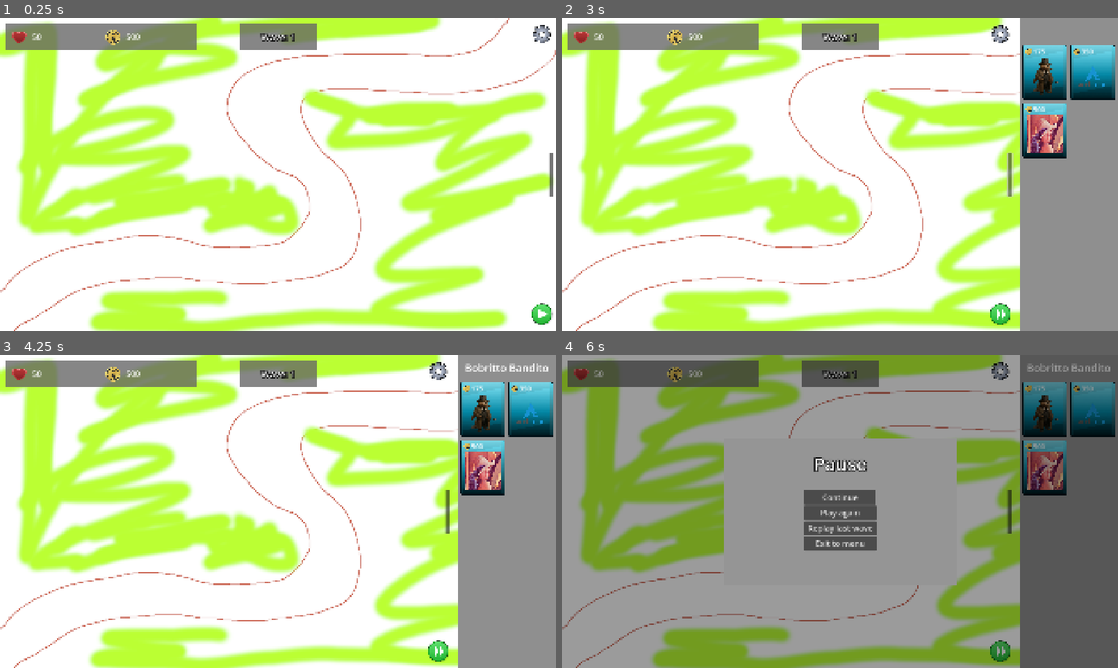
Above: before the commit, frames 1-4 (two rows, left to right).
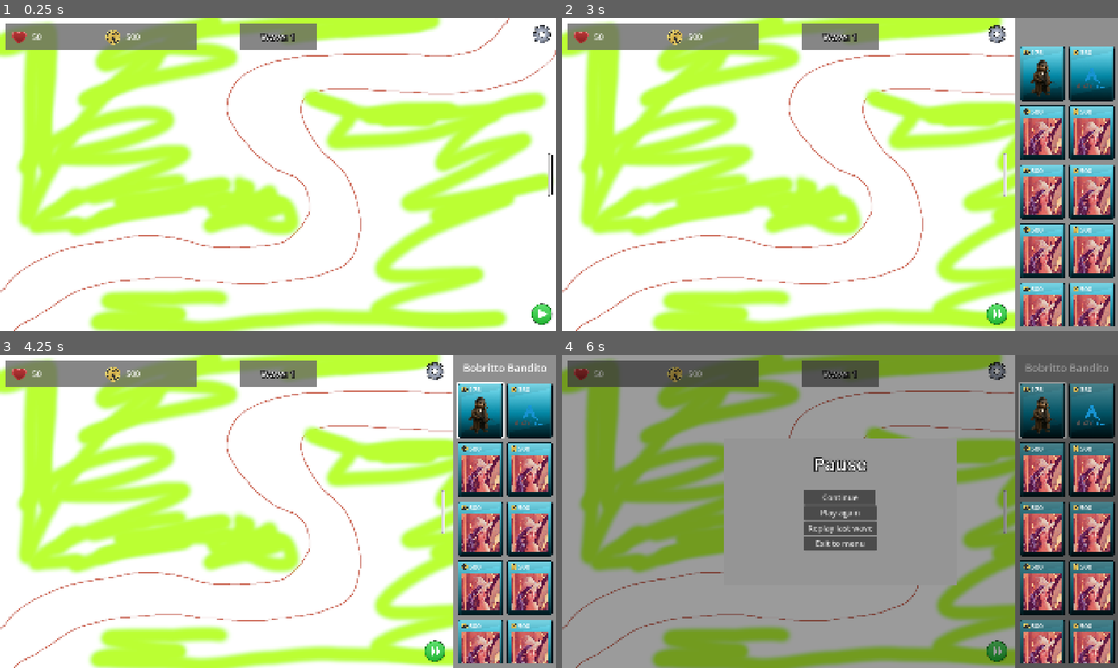
Above: after the commit, the same moments.

Repository: AstroFP/BrainRot-Tower-Defense
Game: Godot game, scene res://scenes/levels/test_level.tscn
The game is run twice, just before and just after one commit, with the same random seed, the same clock (stepped at 60 frames per second) and the same inputs.
Inputs (mouse positions are in pixels of both pictures, inside the frame that each line leads up to; where the layout moved, square brackets give the same spot in the first picture):
- Up to frame 1 (0.25 s): no input
- Up to frame 2 (3 s): click (1101, 312) at 0.5 s; click (1101, 312) at 1.25 s; click (1101, 312) at 2 s; click (1112, 174) at 2.75 s
- Up to frame 3 (4.25 s): click (483, 408) at 3.52 s
- Up to frame 4 (6 s): click (1045, 408) at 4.27 s; click (1045, 408) at 5.02 s; click (995, 370) [1001, 370] at 5.75 s

The runs differ from the first frame. In frame 1, 0.1% of the frame differs, in the area x 98-100%, y 43-58%; in frame 2, 13%; in frame 3, 13%; in frame 4, 13%, in the area x 76-100%, y 0-100%.

Commit message:
feat: Update tower buy banner selection feedback

Diff:
--- a/resources/normal_difficulty.tres
+++ b/resources/normal_difficulty.tres
@@ -13,4 +13,4 @@
 starting_lives = 50
 start_wave = 1
 last_wave = 3
-available_towers = Array[ExtResource("1_e63qq")]([ExtResource("2_shvfw"), ExtResource("3_veqo5"), ExtResource("4_7d725")])
+available_towers = Array[ExtResource("1_e63qq")]([ExtResource("2_shvfw"), ExtResource("3_veqo5"), ExtResource("4_7d725"), ExtResource("4_7d725"), ExtResource("4_7d725"), ExtResource("4_7d725"), ExtResource("4_7d725"), ExtResource("4_7d725"), ExtResource("4_7d725"), ExtResource("4_7d725"), ExtResource("4_7d725"), ExtResource("4_7d725"), ExtResource("4_7d725"), ExtResource("4_7d725"), ExtResource("4_7d725")])
--- a/scenes/ui/tower_buy_banner.tscn
+++ b/scenes/ui/tower_buy_banner.tscn
@@ -6,7 +6,13 @@
 [ext_resource type="Texture2D" uid="uid://dn5pemf7xudiw" path="res://assets/sprites/ui/bobrito_icon.png" id="4_6bey2"]
 [ext_resource type="Shader" uid="uid://ryregunc7t7j" path="res://assets/shaders/gray_scale_shader.gdshader" id="4_w7bcc"]
 
-[sub_resource type="StyleBoxEmpty" id="StyleBoxEmpty_f5cxw"]
+[sub_resource type="StyleBoxFlat" id="StyleBoxFlat_w7bcc"]
+resource_local_to_scene = true
+bg_color = Color(1, 1, 1, 1)
+corner_radius_top_left = 8
+corner_radius_top_right = 8
+corner_radius_bottom_right = 8
+corner_radius_bottom_left = 8
 
 [sub_resource type="ShaderMaterial" id="ShaderMaterial_q0803"]
 resource_local_to_scene = true
@@ -32,41 +38,51 @@
 
 [node name="TowerBuyBanner" type="PanelContainer"]
 custom_minimum_size = Vector2(150, 0)
+offset_right = 166.0
+offset_bottom = 200.0
 mouse_filter = 2
-theme_override_styles/panel = SubResource("StyleBoxEmpty_f5cxw")
+theme_override_styles/panel = SubResource("StyleBoxFlat_w7bcc")
 script = ExtResource("1_cxih7")
 
-[node name="TowerBuyBannerItems" type="VBoxContainer" parent="."]
+[node name="TowerBuyBannerItemsWrapper" type="MarginContainer" parent="."]
+z_index = 1
+layout_mode = 2
+theme_override_constants/margin_left = 4
+theme_override_constants/margin_top = 4
+theme_override_constants/margin_right = 4
+theme_override_constants/margin_bottom = 4
+
+[node name="TowerBuyBannerItems" type="VBoxContainer" parent="TowerBuyBannerItemsWrapper"]
 layout_mode = 2
 
-[node name="TowerPriceTagWrapper" type="MarginContainer" parent="TowerBuyBannerItems"]
+[node name="TowerPriceTagWrapper" type="MarginContainer" parent="TowerBuyBannerItemsWrapper/TowerBuyBannerItems"]
 layout_mode = 2
 theme_override_constants/margin_left = 12
 theme_override_constants/margin_top = 6
 theme_override_constants/margin_right = 12
 theme_override_constants/margin_bottom = 0
 
-[node name="TowerPriceTag" type="HBoxContainer" parent="TowerBuyBannerItems/TowerPriceTagWrapper"]
+[node name="TowerPriceTag" type="HBoxContainer" parent="TowerBuyBannerItemsWrapper/TowerBuyBannerItems/TowerPriceTagWrapper"]
 layout_mode = 2
 
-[node name="TowerPriceRotcoinIcon" type="TextureRect" parent="TowerBuyBannerItems/TowerPriceTagWrapper/TowerPriceTag"]
+[node name="TowerPriceRotcoinIcon" type="TextureRect" parent="TowerBuyBannerItemsWrapper/TowerBuyBannerItems/TowerPriceTagWrapper/TowerPriceTag"]
 custom_minimum_size = Vector2(22, 22)
 layout_mode = 2
 texture = ExtResource("3_w7bcc")
 expand_mode = 1
 stretch_mode = 5
 
-[node name="TowerPriceLabel" type="Label" parent="TowerBuyBannerItems/TowerPriceTagWrapper/TowerPriceTag"]
+[node name="TowerPriceLabel" type="Label" parent="TowerBuyBannerItemsWrapper/TowerBuyBannerItems/TowerPriceTagWrapper/TowerPriceTag"]
 layout_mode = 2
 theme_override_font_sizes/font_size = 24
 text = "debug"
 horizontal_alignment = 1
 
-[node name="TowerIconWrapper" type="MarginContainer" parent="TowerBuyBannerItems"]
+[node name="TowerIconWrapper" type="MarginContainer" parent="TowerBuyBannerItemsWrapper/TowerBuyBannerItems"]
 layout_mode = 2
 size_flags_horizontal = 4
 
-[node name="TowerIcon" type="TextureRect" parent="TowerBuyBannerItems/TowerIconWrapper"]
+[node name="TowerIcon" type="TextureRect" parent="TowerBuyBannerItemsWrapper/TowerBuyBannerItems/TowerIconWrapper"]
 material = SubResource("ShaderMaterial_q0803")
 custom_minimum_size = Vector2(130, 130)
 layout_mode = 2
@@ -75,7 +91,7 @@
 texture = ExtResource("4_6bey2")
 expand_mode = 1
 
-[node name="BuyTowerBtn" type="Button" parent="."]
+[node name="BuyTowerBtn" type="Button" parent="TowerBuyBannerItemsWrapper"]
 z_index = -1
 material = SubResource("ShaderMaterial_w7bcc")
 layout_mode = 2
@@ -91,5 +107,5 @@
 icon = ExtResource("2_6bey2")
 icon_alignment = 1
 
-[connection signal="button_down" from="BuyTowerBtn" to="." method="_on_buy_tower_btn_button_down"]
-[connection signal="pressed" from="BuyTowerBtn" to="." method="_on_buy_tower_btn_pressed"]
+[connection signal="button_down" from="TowerBuyBannerItemsWrapper/BuyTowerBtn" to="." method="_on_buy_tower_btn_button_down"]
+[connection signal="pressed" from="TowerBuyBannerItemsWrapper/BuyTowerBtn" to="." method="_on_buy_tower_btn_pressed"]
--- a/scenes/ui/ui.tscn
+++ b/scenes/ui/ui.tscn
@@ -7,12 +7,16 @@
 [ext_resource type="Texture2D" uid="uid://ckok8l2ekcfew" path="res://assets/sprites/ui/heart.png" id="3_g5kmx"]
 [ext_resource type="Texture2D" uid="uid://dlk8a52y78vmp" path="res://assets/sprites/ui/play_btn.png" id="3_jcn1r"]
 [ext_resource type="Texture2D" uid="uid://bi4lfvv0eww03" path="res://assets/sprites/ui/options_btn.png" id="3_y220t"]
+[ext_resource type="Texture2D" uid="uid://2uwiipyws4g3" path="res://assets/sprites/ui/buy_menu_toggle_btn.png" id="4_hl07w"]
 [ext_resource type="Texture2D" uid="uid://bs6obqfnecq1v" path="res://assets/sprites/ui/rotcoin.png" id="5_0dwhk"]
 [ext_resource type="Script" uid="uid://ct5j6a4vnfb62" path="res://scripts/ui/game_over_panel.gd" id="6_pfayw"]
+[ext_resource type="Script" uid="uid://br72ugcth0srs" path="res://scripts/ui/buy_menu_tower_list.gd" id="7_swkix"]
 [ext_resource type="Script" uid="uid://dechlfp15kj8m" path="res://scripts/ui/pause_menu.gd" id="9_uegxj"]
 [ext_resource type="Script" uid="uid://b7mng3q4amihb" path="res://scripts/ui/wave_display.gd" id="11_4kltc"]
 
 [sub_resource type="StyleBoxEmpty" id="StyleBoxEmpty_y220t"]
+
+[sub_resource type="StyleBoxEmpty" id="StyleBoxEmpty_hl07w"]
 
 [sub_resource type="StyleBoxEmpty" id="StyleBoxEmpty_4kltc"]
 
@@ -101,6 +105,10 @@
 layout_mode = 2
 size_flags_horizontal = 8
 size_flags_vertical = 4
+theme_override_styles/focus = SubResource("StyleBoxEmpty_hl07w")
+icon = ExtResource("4_hl07w")
+flat = true
+icon_alignment = 1
 
 [node name="PlayBtn" type="Button" parent="UIContainer/UI/TowerBuyMenuWrapper/RightMenuBtnContainer"]
 custom_minimum_size = Vector2(80, 80)
@@ -144,13 +152,15 @@
 [node name="BuyMenuTowerScroll" type="ScrollContainer" parent="UIContainer/UI/TowerBuyMenuWrapper/TowerBuyMenu/TowerBuyMenyItemsWrapper/TowerBuyMenuItems"]
 layout_mode = 2
 size_flags_vertical = 3
+follow_focus = true
 horizontal_scroll_mode = 0
 vertical_scroll_mode = 3
 
 [node name="BuyMenuTowerList" type="VBoxContainer" parent="UIContainer/UI/TowerBuyMenuWrapper/TowerBuyMenu/TowerBuyMenyItemsWrapper/TowerBuyMenuItems/BuyMenuTowerScroll"]
 layout_mode = 2
 size_flags_horizontal = 8
-theme_override_constants/separation = 10
+theme_override_constants/separation = 6
+script = ExtResource("7_swkix")
 
 [node name="ResourcesPanel" type="MarginContainer" parent="UIContainer/UI"]
 custom_minimum_size = Vector2(700, 75)
--- a/scripts/buy_menu_manager.gd
+++ b/scripts/buy_menu_manager.gd
@@ -1,7 +1,8 @@
 class_name BuyMenuManager
 extends Control
 
-signal selected_tower(tower: TowerStats)
+signal selected_tower_pressed(tower: TowerStats)
+signal selected_tower_down(tower: TowerStats)
 
 # towers
 var towers: Array[TowerStats]
@@ -36,13 +37,39 @@
 func _input(event):
 	if event is InputEventScreenTouch:
 		var pos = event.position
-		if playable_area.get_global_rect().has_point(pos) && !tower_buy_menu.get_global_rect().has_point(pos) && !toggle_tower_buy_menu_btn.get_global_rect().has_point(pos) && !pause_btn.get_global_rect().has_point(pos) && !play_btn.get_global_rect().has_point(pos):
-			tower_buy_menu.visible = false
+
+		if !playable_area.get_global_rect().has_point(pos):
+			return
+
+		if tower_buy_menu.get_global_rect().has_point(pos):
+			return
+
+		if toggle_tower_buy_menu_btn.get_global_rect().has_point(pos):
+			return
+
+		if pause_btn.get_global_rect().has_point(pos):
+			return
+
+		if  play_btn.get_global_rect().has_point(pos):
+			return
+
+		tower_buy_menu.visible = false
+
+		#if playable_area.get_global_rect().has_point(pos) && !tower_buy_menu.get_global_rect().has_point(pos) && !toggle_tower_buy_menu_btn.get_global_rect().has_point(pos) && !pause_btn.get_global_rect().has_point(pos) && !play_btn.get_global_rect().has_point(pos):
+			#tower_buy_menu.visible = false
 
 
-func _on_buy_tower_button_pressed(tower:TowerStats):
-	emit_signal("selected_tower", tower)
-	update_tower_name_label_text(tower)
+func _on_buy_tower_button_pressed(tower:TowerStats, banner: TowerBuyBanner):
+	emit_signal("selected_tower_pressed", tower, banner)
+
+	if banner.is_selected:
+		update_tower_name_label_text(tower)
+	else:
+		reset_tower_name_label_text()
+
+
+func _on_buy_tower_button_down(tower: TowerStats, banner: TowerBuyBanner):
+	emit_signal("selected_tower_down",tower, banner)
 
 
 func _on_toggle_tower_buy_menu_btn_pressed():
@@ -51,9 +78,16 @@
 	else:
 		tower_buy_menu.visible= true
 
+func _on_banner_pressed(banner: TowerBuyBanner):
+	update_tower_name_label_text(banner.tower)
+
 
 func update_tower_name_label_text(tower_stats:TowerStats):
 	tower_name_label.text = tower_stats.name
+
+
+func reset_tower_name_label_text():
+	tower_name_label.text = ""
 
 
 func setup_buy_menu(towers_stats_list:Array[TowerStats]):
@@ -67,7 +101,9 @@
 	for i in range(len(towers)):
 		var loaded_tower_buy_banner = tower_buy_banner.instantiate() as TowerBuyBanner
 		loaded_tower_buy_banner.tower = towers[i].duplicate()
-		loaded_tower_buy_banner.connect("buy_button_pressed",_on_buy_tower_button_pressed)
+		loaded_tower_buy_banner.connect("buy_button_pressed", _on_buy_tower_button_pressed.bind(loaded_tower_buy_banner))
+		loaded_tower_buy_banner.connect("buy_button_down", _on_buy_tower_button_down.bind(loaded_tower_buy_banner))
+		loaded_tower_buy_banner.connect("banner_selected",  _on_banner_pressed.bind(loaded_tower_buy_banner))
 
 		# create new list row after inserting 2 banners to the previou one
 		if i % 2 == 0 && i != 0:
@@ -76,10 +112,11 @@
 		buy_menu_tower_list_row.add_child(loaded_tower_buy_banner)
 		tower_banners.append(loaded_tower_buy_banner)
 
+	buy_menu_tower_list.setup_banner_tracking()
 
 func create_buy_menu_tower_list_row():
 	var buy_menu_tower_list_row = HBoxContainer.new()
-	buy_menu_tower_list_row.add_theme_constant_override("separation",10)
+	buy_menu_tower_list_row.add_theme_constant_override("separation",6)
 	buy_menu_tower_list_row.name = "BuyMenuTowerListRow"
 	buy_menu_tower_list.add_child(buy_menu_tower_list_row)
 	return buy_menu_tower_list_row
--- a/scripts/tower_placement_manager.gd
+++ b/scripts/tower_placement_manager.gd
@@ -19,6 +19,7 @@
 var tower_selected: TowerStats = null
 var spawned_tower: Tower
 var is_tower_ready_to_spawn = false
+var selected_banner: TowerBuyBanner = null
 
 var screen_rect : Rect2
 
@@ -42,7 +43,8 @@
 
 
 	# connect selected tower signal
-	ui.find_child("TowerBuyMenuWrapper").connect("selected_tower",_on_selected_tower)
+	ui.find_child("TowerBuyMenuWrapper").connect("selected_tower_pressed",_on_selected_tower_pressed)
+	ui.find_child("TowerBuyMenuWrapper").connect("selected_tower_down",_on_selected_tower_down)
 
 	# calculate side margins for clamping tower placement
 	var playable_screen_aspect_ratio := 16.0/9.0
@@ -139,11 +141,27 @@
 		spawned_tower.global_position = touch_position
 		is_tower_ready_to_spawn = false
 
+		if selected_banner:
+			selected_banner.update_banner_selection_info()
+			selected_banner = null
 
-func _on_selected_tower(tower_stats):
-	tower_selected = tower_stats
-	is_tower_ready_to_spawn = true
 
+func _on_selected_tower_pressed(tower_stats: TowerStats, banner: TowerBuyBanner):
+	if !banner.is_disabled && banner.is_selected:
+		tower_selected = tower_stats
+		is_tower_ready_to_spawn = true
+	else:
+		tower_selected = null
+		is_tower_ready_to_spawn = false
+
+func _on_selected_tower_down(tower_stats: TowerStats, banner: TowerBuyBanner):
+	if !banner.is_disabled:
+		tower_selected = tower_stats
+		is_tower_ready_to_spawn = true
+		selected_banner = banner
+	else:
+		tower_selected = null
+		is_tower_ready_to_spawn = false
 
 func _on_tower_placed(tower_stats):
 	emit_signal("selected_tower_placed",tower_stats)
--- /dev/null
+++ b/scripts/ui/buy_menu_tower_list.gd
@@ -0,0 +1,36 @@
+extends VBoxContainer
+
+var selected_banner: TowerBuyBanner = null
+
+
+func _ready():
+	setup_banner_tracking()
+
+
+func _on_banner_pressed(banner: TowerBuyBanner):
+	if selected_banner:
+		selected_banner.is_selected = false
+		selected_banner.hide_outline()
+
+	if selected_banner == banner:
+		selected_banner = null
+		return
+
+	selected_banner = banner
+	selected_banner.is_selected = true
+	selected_banner.show_outline()
+
+func _on_banner_selected(banner: TowerBuyBanner):
+	if selected_banner:
+		selected_banner.is_selected = false
+		selected_banner.hide_outline()
+
+	selected_banner = banner
+	selected_banner.is_selected = true
+	selected_banner.show_outline()
+
+func setup_banner_tracking():
+	for buy_menu_row in get_children():
+		for banner in buy_menu_row.get_children():
+			banner.connect("banner_pressed", _on_banner_pressed.bind(banner))
+			banner.connect("banner_selected", _on_banner_selected.bind(banner))
--- a/scripts/ui/game_over_panel.gd
+++ b/scripts/ui/game_over_panel.gd
@@ -14,6 +14,7 @@
 	pass
 
 func show_game_over_panel(waves_survived: int):
+	if waves_survived == 0: waves_survived = 1
 	game_over_wave.text += str(waves_survived)
 	visible = true
 
--- a/scripts/ui/tower_buy_banner.gd
+++ b/scripts/ui/tower_buy_banner.gd
@@ -2,17 +2,21 @@
 extends PanelContainer
 
 signal buy_button_pressed(tower_stats: TowerStats)
+signal buy_button_down(tower_stats: TowerStats)
+signal banner_pressed
+signal banner_selected
 
-@onready var buy_tower_btn = $BuyTowerBtn
-@onready var tower_icon = $TowerBuyBannerItems/TowerIconWrapper/TowerIcon
-@onready var tower_price_label = $TowerBuyBannerItems/TowerPriceTagWrapper/TowerPriceTag/TowerPriceLabel
+@onready var buy_tower_btn = $TowerBuyBannerItemsWrapper/BuyTowerBtn
+@onready var tower_price_label = $TowerBuyBannerItemsWrapper/TowerBuyBannerItems/TowerPriceTagWrapper/TowerPriceTag/TowerPriceLabel
+@onready var tower_icon = $TowerBuyBannerItemsWrapper/TowerBuyBannerItems/TowerIconWrapper/TowerIcon
 
 var tower: TowerStats
-
 var is_disabled = false
+var is_selected = false
 
 func _ready():
 	setup_banner()
+
 
 # Called every frame. 'delta' is the elapsed time since the previous frame.
 func _process(_delta):
@@ -23,24 +27,34 @@
 	name = "TowerBuyBanner"
 	tower_icon.texture = tower.icon
 	tower_price_label.text = str(tower.price)
+
+	# set outline to transparent
+	hide_outline()
+
 	# use it if material resource_local_to_scene = false
 	#if buy_tower_btn.material:
 		#buy_tower_btn.material = buy_tower_btn.material.duplicate()
 
+
 func disable_tower_panel():
+	# set font color to red
 	tower_price_label.add_theme_color_override("font_color",Color.DARK_RED)
+	# set colors to grayscale
 	buy_tower_btn.material.set_shader_parameter("grayscale_amount", 1.0)
 	tower_icon.material.set_shader_parameter("grayscale_amount", 0.5)
-	buy_tower_btn.disabled = true
+
 	is_disabled = true
+
 
 func enable_tower_panel():
 	# reset font color
 	tower_price_label.remove_theme_color_override("font_color")
+	# enable colors
 	buy_tower_btn.material.set_shader_parameter("grayscale_amount", 0.0)
 	tower_icon.material.set_shader_parameter("grayscale_amount", 0.0)
-	buy_tower_btn.disabled = false
+
 	is_disabled = false
+
 
 func update_banner_display(available_money):
 	if is_disabled:
@@ -50,9 +64,27 @@
 		if available_money < int(tower_price_label.text):
 			disable_tower_panel()
 
+
+func show_outline():
+	var style_box = get("theme_override_styles/panel") as StyleBoxFlat
+	if style_box:
+		style_box.bg_color = Color(1, 1, 1, 1)
+
+
+func hide_outline():
+	var style_box = get("theme_override_styles/panel") as StyleBoxFlat
+	if style_box:
+		style_box.bg_color = Color(1, 1, 1, 0)
+
+
+func update_banner_selection_info():
+	emit_signal("banner_selected")
+
+
 func _on_buy_tower_btn_pressed():
+	emit_signal("banner_pressed")
 	emit_signal("buy_button_pressed",tower)
 
 
 func _on_buy_tower_btn_button_down():
-	emit_signal("buy_button_pressed",tower)
+	emit_signal("buy_button_down",tower)
Binary file added: assets/sprites/ui/buy_menu_toggle_btn.png
Not shown, added: assets/sprites/ui/buy_menu_toggle_btn.png.import
Not shown: 1 places in scenes/ui/ui.tscn that only renumber resources
Not shown, added: scripts/ui/buy_menu_tower_list.gd.uid
